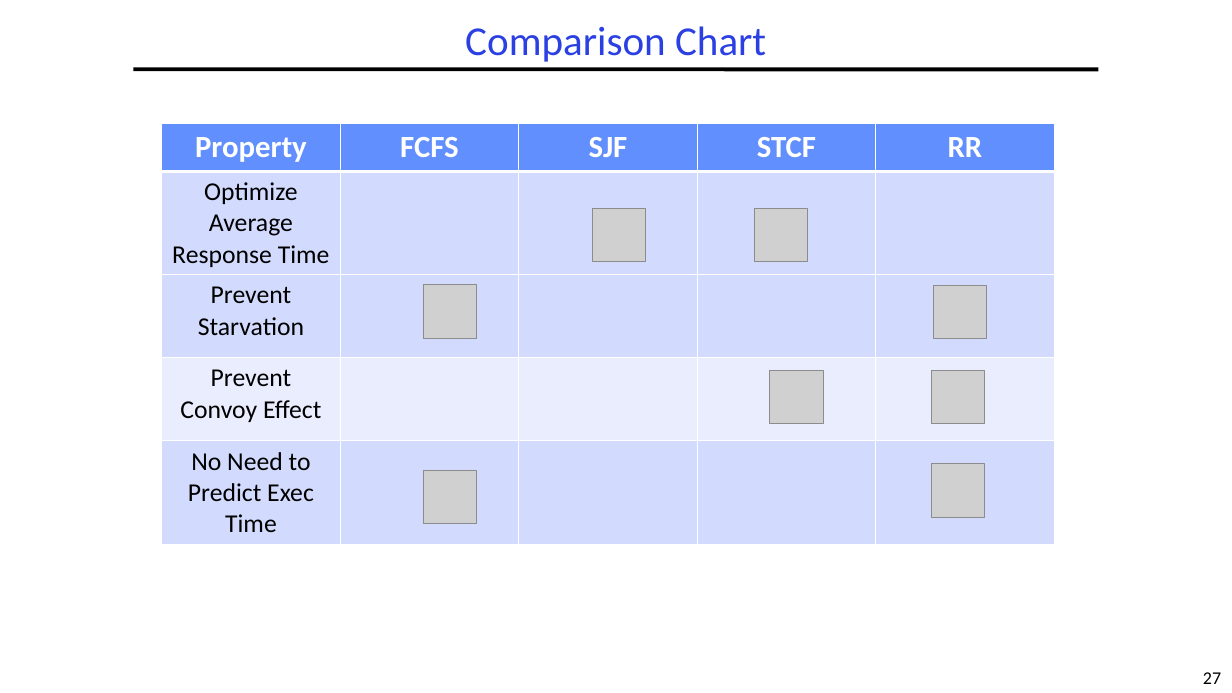
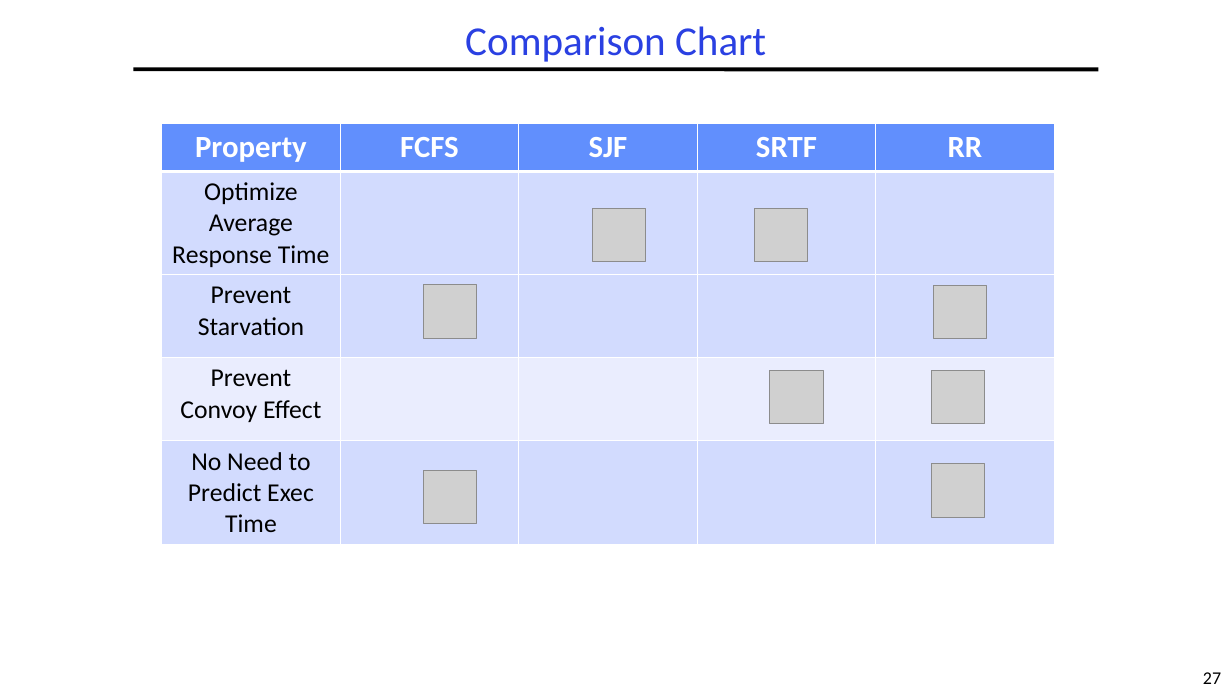
Before and after one commit to guhofstra/CSC256Fa25, a slide deck: slide 27 of PPTs/L5-Scheduling.pptx. Drawn at 1232x693 pixels with LibreOffice and Linux fonts; fonts in the diff are those of the drawing; grey boxes stand for pictures. Boxes give left, top, right and bottom in pixels: in the first picture for what was removed or moved away, otherwise in the second. Text is boxed around its words. In the diff, an @@ line names an element or a change of style, - is before the commit and + after.

```diff
--- a/PPTs/L5-Scheduling.pptx
+++ b/PPTs/L5-Scheduling.pptx
@@ table at <box>162,123,1054,541</box> @@
-row 1, column 4: STCF
+row 1, column 4: SRTF
```
Also in this commit, not shown: 1 other file.
